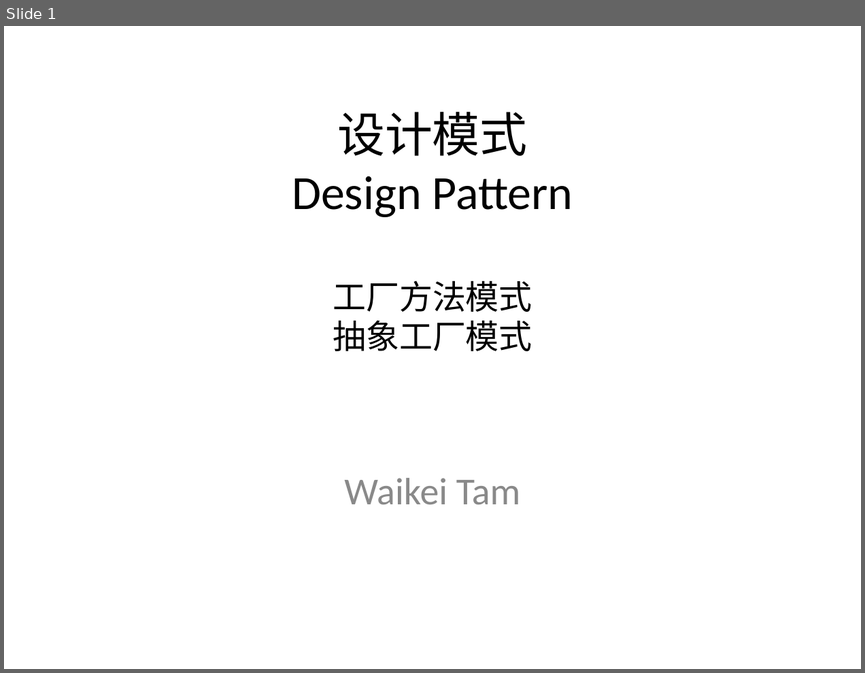
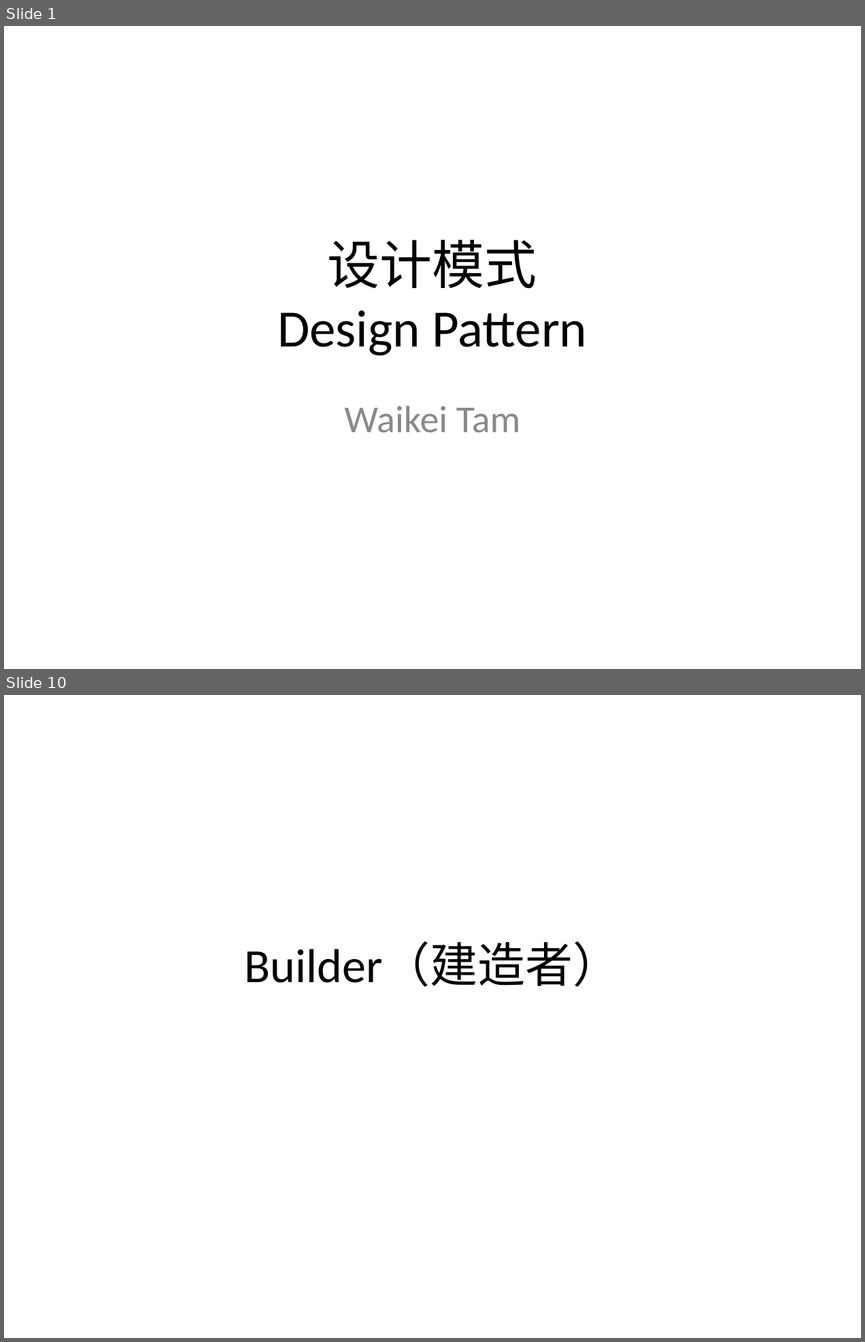
Before and after one commit to PlumpMath/DesignPattern-108, a slide deck: doc/Design Pattern.ppt. Shown one above the other, each under a label of ours: slide 1 before the commit, slides 1 and 10 after it; the slides between them are not shown. The pictures are 865x673 and 865x1342 pixels, drawn with LibreOffice and Linux fonts; fonts in the diff are those of the drawing. Boxes give left, top, right and bottom in pixels: in the first picture for what was removed or moved away, otherwise in the second. Text is boxed around its words. In the diff, an @@ line names an element or a change of style, - is before the commit and + after.

```diff
--- a/doc/Design Pattern.ppt
+++ b/doc/Design Pattern.ppt
@@ slide 10 added at (x1=4, y1=695, x2=861, y2=1338), background #FFFFFF @@
@@ title added at (x1=245, y1=943, x2=620, y2=987), 40 pt, text #000000 @@
+Builder（建造者）
@@ slide 1 changed as well @@
@@ title at (x1=277, y1=240, x2=587, y2=356): text changed; size 40 to 44 pt @@
-设计模式
-Design Pattern
-工厂方法模式
-抽象工厂模式
+设计模式
+Design Pattern
@@ subtitle "Waikei Tam" moved from (x1=344, y1=478, x2=520, y2=505) to (x1=344, y1=405, x2=520, y2=433) @@
```
Also in this commit, not shown: 3 other slides changed, 15 other slides added, 2 slides removed.
